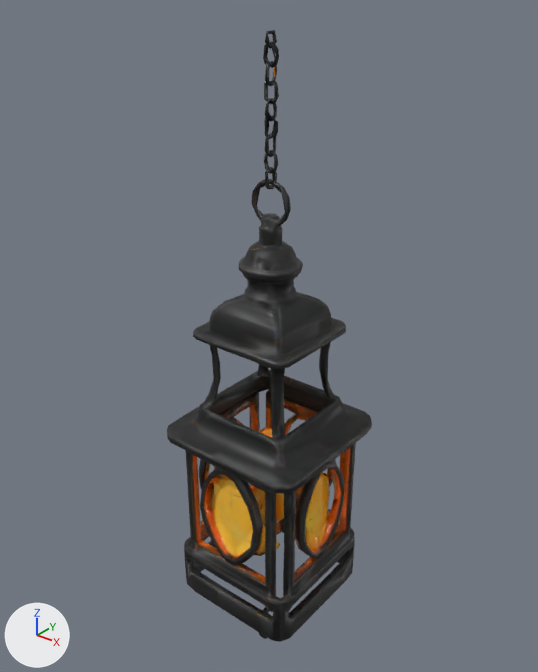
The glTF model public/models/hanging-lantern.glb, before and after one commit.
Camera for both pictures: a camera (50 mm lens) standing at (1.142, -1.435, 1.063) and looking at (-0.047, 0.052, 0.141). The axes (+X, +Y, +Z) are drawn at lower left. The lights are the same throughout. The picture after the commit comes second. Vertices at exactly the same position are counted once.
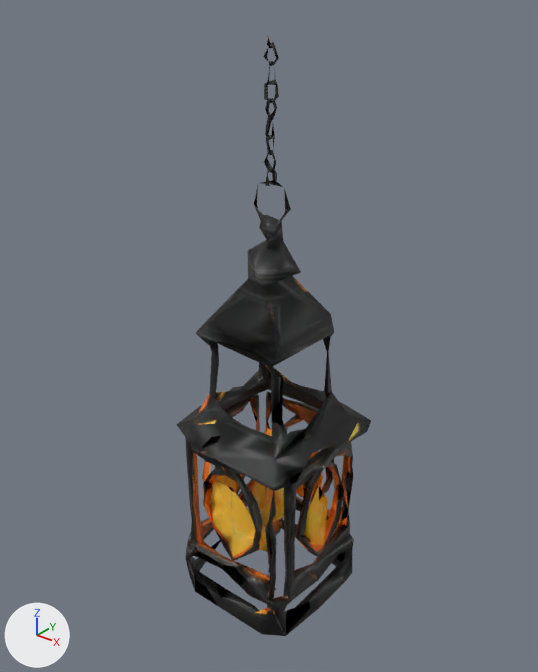
The edits, one by one:
me_mesh_0 is used by ob_mesh_0; location (0.0, 0.0, 0.0).
me_mesh_0 had 3124 vertices, 6372 faces and spanned x -0.23..0.23, y -0.23..0.23, z -0.95..0.95.
me_mesh_0 now has 1025 vertices, 2099 faces and spans x -0.23..0.23, y -0.23..0.23, z -0.84..0.94.
me_mesh_0 part 1: the loose piece of 51 vertices spanning x -0.01..0.01, y -0.06..0.06, z -0.95..-0.81 is deleted.
me_mesh_0 part 2: 46 vertices moved within x -0.2..0.18, y -0.17..0.2, z -0.82..0.89; 2048 vertices removed from x -0.23..0.23, y -0.23..0.23, z -0.84..0.95.
me_mesh_0 part 3: 7 kept faces spanning x -0.19..0.02, y -0.07..0.01, z -0.75..0.87 get new texture (UV) coordinates.

Boxes [x1, y1, x2, y2] around the edits, measured in the pictures (538 x 672 px):
'Mesh_0', reshaped: before [167, 30, 372, 642]; after [177, 36, 371, 636]
part 1 of me_mesh_0, deleted (mostly hidden): before [259, 606, 271, 639]
part 2 of me_mesh_0, cut back: before [167, 30, 372, 642]; after [186, 58, 327, 608]
part 3 of me_mesh_0, surface changed: before [254, 86, 276, 208]; after [254, 68, 270, 208]
